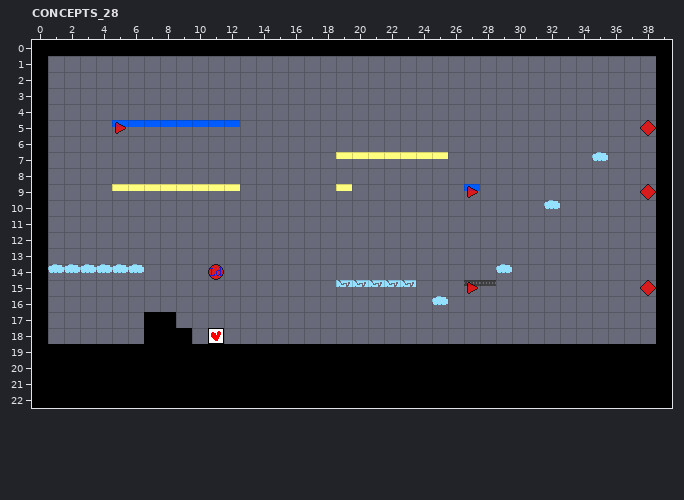
Two states of a LDtk project, Assets/LDtk/Concepts.ldtk. This is how it looked before the edit.
Cells are 16x16 px. Shown: CONCEPTS_28 x 0..39, y 0..22.
Now the later version:
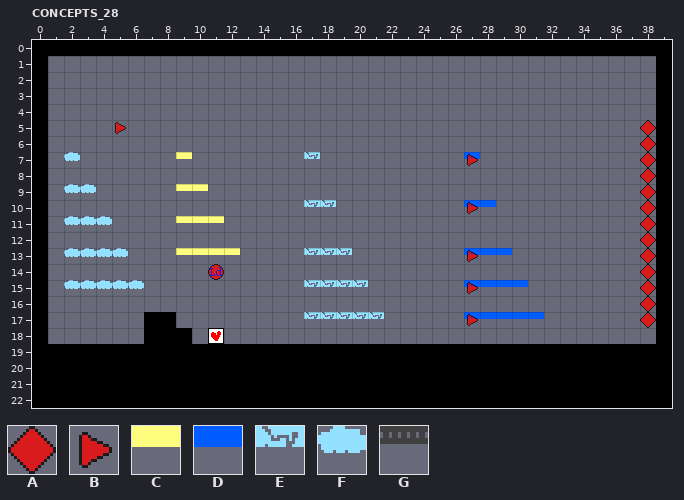
Key: from "CONTROLS": A 1, B 5; from "ENTITIES": C 8, D 9, E 10, F 11, G 12.
_ is an empty cell.
See-through tiles are keyed as they look on the map.
What changed:
Layer "ENTITIES":
y 5: x 5..12 DDDDDDDD -> ________
y 7: x 2 _ -> F; x 9 _ -> C; x 17 _ -> E; x 19..25 CCCCCCC -> _______; x 27 _ -> D; x 35 F -> _
y 9: x 2..3 __ -> FF; x 5..8 CCCC -> ____; x 11..12 CC -> __; x 19 C -> _; x 27 D -> _
y 10: x 17..18 __ -> EE; x 27..28 __ -> DD; x 32 F -> _
y 11: x 2..4 ___ -> FFF; x 9..11 ___ -> CCC
y 13: x 2..5 ____ -> FFFF; x 9..12 ____ -> CCCC; x 17..19 ___ -> EEE; x 27..29 ___ -> DDD
y 14: x 1..6 FFFFFF -> ______; x 29 F -> _
y 15: x 2..6 _____ -> FFFFF; x 17..18 __ -> EE; x 21..23 EEE -> ___; x 27..30 GG__ -> DDDD
y 16: x 25 F -> _
y 17: x 17..21 _____ -> EEEEE; x 27..31 _____ -> DDDDD
Layer "CONTROLS":
y 6: x 38 _ -> A
y 7: x 27 _ -> B; x 38 _ -> A
y 8: x 38 _ -> A
y 9: x 27 B -> _
y 10: x 27 _ -> B; x 38 _ -> A
y 11..12: x 38 _ -> A
y 13: x 27 _ -> B; x 38 _ -> A
y 14: x 38 _ -> A
y 16: x 38 _ -> A
y 17: x 27 _ -> B; x 38 _ -> A
